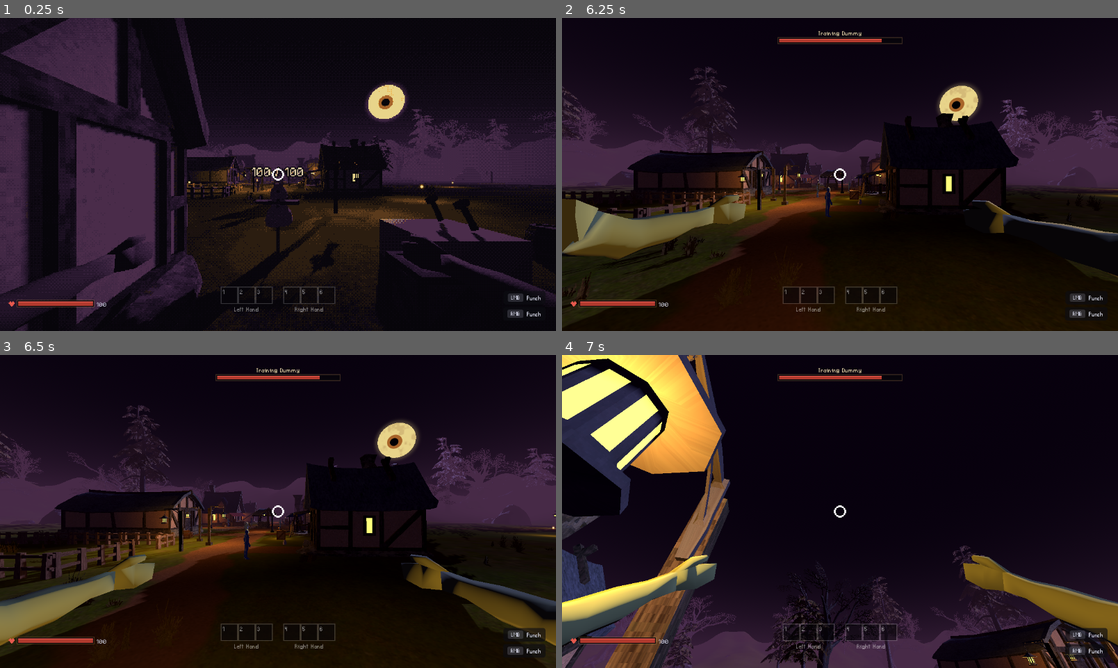
Above: before the commit, frames 1-4 (two rows, left to right).
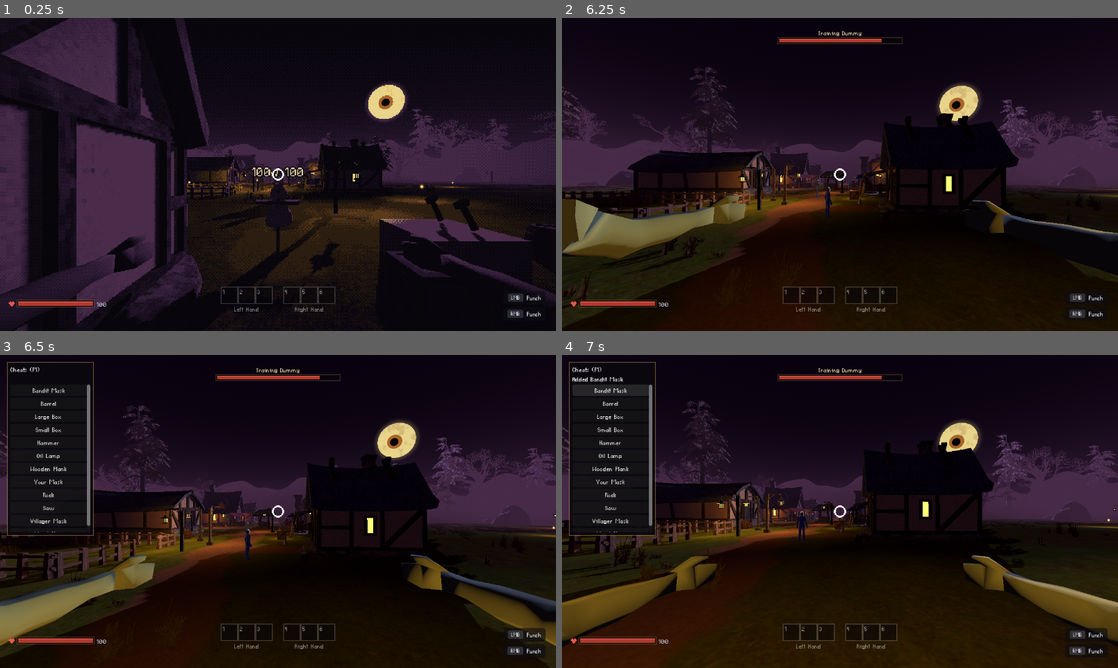
Above: after the commit, the same moments.

Repository: ollulf/CuttingBoard
Game: Godot game, scene res://scenes/levels/test_level.tscn
Two runs of this game, one before a commit and one after it. Both use one fixed random seed, a clock stepped at 60 frames per second and the inputs below. Sound files missing from this copy of the repository are replaced by a short silence.
Inputs (mouse positions are in pixels of both pictures, inside the frame that each line leads up to):
- Up to frame 1 (0.25 s): no input
- Up to frame 2 (6.25 s): tap Enter at 0.5 s; move the mouse to (867, 174) at 0.52 s; hold C (crouch) 0.53-1.28 s; hold W (move_forward) 0.53-4.25 s; click (867, 174) at 0.67 s; tap Space (jump) at 0.77, 1.07, 1.52, 1.82, 3.02, 3.32, 3.77, 4.07, 6.02 s; move the mouse to (812, 174) at 1.27 s; click (812, 174) at 1.35 s; move the mouse to (851, 168) at 2.02 s; hold Right mouse button (grab_right) 2.03-2.78 s; click (851, 168) at 2.17 s; move the mouse to (834, 180) at 2.77 s; tap 2 (hotbar_2) at 2.85 s; click (834, 180) at 2.92 s; move the mouse to (878, 177) at 3.52 s; hold E (interact) 3.53-4.25 s; click (878, 177) at 3.67 s; tap I (toggle_inventory) at 4.15 s; drag from (840, 174) to (756, 96) at 4.27 s; move the mouse to (867, 174) at 5.02 s; hold S (move_back) 5.03-5.78 s; hold F (stow_equipment) 5.03-5.78 s; click (867, 174) at 5.17 s; tap Escape (ui_cancel) at 5.65 s; move the mouse to (817, 168) at 5.77 s; hold D (move_right) from 5.78 s (still down); tap F8 (toggle_retro_screen) at 5.85 s; click (817, 168) at 5.92 s
- Up to frame 3 (6.5 s): keep holding D (move_right); tap Space (jump) at 6.32 s; tap F1 (toggle_cheats, bound only after the commit) at 6.4 s
- Up to frame 4 (7 s): release D (move_right) at 6.5 s; click (612, 389) at 6.5 s, where only the run after the commit has a clickable "Bandit Mask"

Frames 1-2 are identical in both runs. In frame 3, 4.5% of the frame differs, in the area x 0-100%, y 2-98%; in frame 4, 48%, in the area x 0-100%, y 0-100%.

Commit message:
Add F1 cheat menu that gives any item to the player
Lists every ItemData in res://resources/items at runtime as a plain button;
a click adds a fresh one to the player's inventory ("Inventory full" when
there is no room). Frees the mouse via MouseGrab while open. Headless check
in tests/cheat_menu_check.tscn.

Co-Authored-By: Claude Opus 5.5 <noreply@anthropic.com>

Diff:
--- a/cutting-board/project.godot
+++ b/cutting-board/project.godot
@@ -85,6 +85,11 @@
 , Object(InputEventKey,"resource_local_to_scene":false,"resource_name":"","device":-1,"window_id":0,"alt_pressed":false …(186 unchanged characters)…
 ]
 }
+toggle_cheats={
+"deadzone": 0.2,
+"events": [Object(InputEventKey,"resource_local_to_scene":false,"resource_name":"","device":-1,"window_id":0,"alt_pressed":false,"shift_pressed":false,"ctrl_pressed":false,"meta_pressed":false,"pressed":false,"keycode":0,"physical_keycode":4194332,"key_label":0,"unicode":0,"location":0,"echo":false,"script":null)
+]
+}
 stow_equipment={
 "deadzone": 0.2,
 "events": [Object(InputEventKey,"resource_local_to_scene":false,"resource_name":"","device":-1,"window_id":0,"alt_press …(190 unchanged characters)…
--- a/cutting-board/scenes/ui/HUD.tscn
+++ b/cutting-board/scenes/ui/HUD.tscn
@@ -10,6 +10,7 @@
 [ext_resource type="PackedScene" path="res://scenes/ui/target_bar.tscn" id="7_targetbar"]
 [ext_resource type="PackedScene" path="res://scenes/vfx/funhouse_mirror.tscn" id="8_mirror"]
 [ext_resource type="PackedScene" path="res://scenes/ui/mend_overlay.tscn" id="9_mend"]
+[ext_resource type="PackedScene" path="res://scenes/ui/cheat_menu.tscn" id="10_cheats"]
 
 [node name="HUD" type="CanvasLayer" unique_id=1616519425]
 script = ExtResource("1_6ll6g")
@@ -79,3 +80,5 @@
 [node name="InventoryPanel" parent="." instance=ExtResource("4_invpanel")]
 
 [node name="HotbarPanel" parent="." instance=ExtResource("5_hotbar")]
+
+[node name="CheatMenu" parent="." instance=ExtResource("10_cheats")]
--- /dev/null
+++ b/cutting-board/scenes/ui/cheat_menu.tscn
@@ -0,0 +1,54 @@
+[gd_scene load_steps=3 format=3]
+
+[ext_resource type="Script" path="res://scripts/ui/cheat_menu.gd" id="1_cheat"]
+
+[sub_resource type="StyleBoxFlat" id="StyleBoxFlat_frame"]
+bg_color = Color(0.039, 0.031, 0.055, 0.9)
+border_width_left = 2
+border_width_top = 2
+border_width_right = 2
+border_width_bottom = 2
+border_color = Color(0.859, 0.678, 0.361, 0.45)
+content_margin_left = 8.0
+content_margin_top = 8.0
+content_margin_right = 8.0
+content_margin_bottom = 8.0
+
+[node name="CheatMenu" type="Control"]
+layout_mode = 3
+anchors_preset = 15
+anchor_right = 1.0
+anchor_bottom = 1.0
+grow_horizontal = 2
+grow_vertical = 2
+mouse_filter = 2
+script = ExtResource("1_cheat")
+
+[node name="Frame" type="PanelContainer" parent="."]
+layout_mode = 0
+offset_left = 16.0
+offset_top = 16.0
+offset_right = 216.0
+offset_bottom = 416.0
+theme_override_styles/panel = SubResource("StyleBoxFlat_frame")
+
+[node name="Column" type="VBoxContainer" parent="Frame"]
+layout_mode = 2
+
+[node name="Title" type="Label" parent="Frame/Column"]
+layout_mode = 2
+text = "Cheats (F1)"
+
+[node name="Status" type="Label" parent="Frame/Column"]
+unique_name_in_owner = true
+layout_mode = 2
+
+[node name="Scroll" type="ScrollContainer" parent="Frame/Column"]
+layout_mode = 2
+size_flags_vertical = 3
+horizontal_scroll_mode = 0
+
+[node name="ItemList" type="VBoxContainer" parent="Frame/Column/Scroll"]
+unique_name_in_owner = true
+layout_mode = 2
+size_flags_horizontal = 3
--- /dev/null
+++ b/cutting-board/scripts/ui/cheat_menu.gd
@@ -0,0 +1,87 @@
+class_name CheatMenu
+extends Control
+
+## Debug cheat menu: F1 (`toggle_cheats`) lists every item resource as a plain button,
+## and a click puts a fresh one into the bound inventory. Items are found at runtime,
+## so a new .tres in the items folder shows up without code changes.
+
+const ITEMS_DIR := "res://resources/items/"
+
+@onready var _list: VBoxContainer = %ItemList
+@onready var _status: Label = %Status
+
+var _inventory: Inventory
+
+
+func _ready() -> void:
+	hide()
+	_build()
+
+
+func bind(inventory: Inventory) -> void:
+	_inventory = inventory
+
+
+## Every ItemData under the items folder, sorted by file name. Exported builds list
+## the files as "<name>.tres.remap", so the suffix is stripped before loading.
+static func find_items() -> Array[ItemData]:
+	var items: Array[ItemData] = []
+	var files := Array(DirAccess.get_files_at(ITEMS_DIR))
+	files.sort()
+	for file: String in files:
+		file = file.trim_suffix(".remap")
+		if not file.ends_with(".tres"):
+			continue
+		var data := ResourceLoader.load(ITEMS_DIR + file) as ItemData
+		if data:
+			items.append(data)
+	return items
+
+
+func _build() -> void:
+	for data in find_items():
+		var button := Button.new()
+		button.text = data.display_name if data.display_name != "" else data.resource_path.get_file()
+		button.focus_mode = Control.FOCUS_NONE
+		button.pressed.connect(give.bind(data))
+		_list.add_child(button)
+
+
+## Puts a fresh copy (default durability) of the item into the inventory.
+func give(data: ItemData) -> bool:
+	if _inventory == null:
+		return false
+	var added := _inventory.add(data)
+	_status.text = ("Added %s" % data.display_name) if added else "Inventory full"
+	return added
+
+
+## Handles its own key, like the inventory panel, so it still toggles while the mouse
+## is free and the player controller ignores input.
+func _unhandled_key_input(event: InputEvent) -> void:
+	if event.is_action_pressed("toggle_cheats"):
+		toggle()
+		get_viewport().set_input_as_handled()
+	elif visible and event.is_action_pressed("ui_cancel"):
+		close()
+		get_viewport().set_input_as_handled()
+
+
+func toggle() -> void:
+	if visible:
+		close()
+	else:
+		open()
+
+
+func open() -> void:
+	_status.text = ""
+	show()
+	MouseGrab.release()
+
+
+func close() -> void:
+	if not visible:
+		return
+	hide()
+	MouseGrab.capture()
--- a/cutting-board/scripts/ui/interaction_prompts.gd
+++ b/cutting-board/scripts/ui/interaction_prompts.gd
@@ -18,6 +18,7 @@
 @onready var _hurt_overlay: HurtOverlay = $HurtOverlay
 @onready var _mend_overlay: MendOverlay = $MendOverlay
 @onready var _funhouse_mirror: FunhouseMirror = $FunhouseMirror
+@onready var _cheat_menu: CheatMenu = $CheatMenu
 
 @onready var _interactor: Interactor = %Interactor
 @onready var _hand_left: HandSlot = %HandSlotLeft
@@ -30,6 +31,7 @@
 
 func _ready() -> void:
 	_inventory_panel.bind(_inventory)
+	_cheat_menu.bind(_inventory)
 	_inventory_panel.drop_requested.connect(_on_drop_requested)
 	var hands: Array[HandSlot] = [_hand_left, _hand_right]
 	_inventory_panel.bind_equipment(hands, _interactor)
--- /dev/null
+++ b/cutting-board/tests/cheat_menu_check.gd
@@ -0,0 +1,66 @@
+extends Node3D
+
+## Headless checks for the F1 cheat menu: it opens, lists every item resource as a
+## button, and a button press puts that item into the player's inventory.
+## Prints PASS/FAIL per check and quits with the number of failures as the exit code.
+##
+##   godot --headless --fixed-fps 60 --path cutting-board res://tests/cheat_menu_check.tscn
+
+const PLAYER := preload("res://scenes/characters/player.tscn")
+
+var _failures := 0
+
+
+func _ready() -> void:
+	_run.call_deferred()
+
+
+func _run() -> void:
+	var player = PLAYER.instantiate()
+	add_child(player)
+	await get_tree().process_frame
+	var menu: CheatMenu = player.find_child("CheatMenu", true, false)
+	_check("cheat menu is in the HUD", menu != null)
+	if menu == null:
+		_finish()
+		return
+	_check("cheat menu starts closed", not menu.visible)
+	var press := InputEventAction.new()
+	press.action = &"toggle_cheats"
+	press.pressed = true
+	menu._unhandled_key_input(press)
+	_check("toggle_cheats opens the menu", menu.visible)
+
+	var items := CheatMenu.find_items()
+	var files := Array(DirAccess.get_files_at(CheatMenu.ITEMS_DIR)).filter(
+		func(f: String) -> bool: return f.trim_suffix(".remap").ends_with(".tres"))
+	_check("every item resource is found (%d)" % files.size(), items.size() == files.size() and items.size() > 0)
+	var buttons := menu.find_child("ItemList", true, false).get_children()
+	_check("one button per item", buttons.size() == items.size())
+
+	var inventory: Inventory = player.find_child("Inventory", true, false)
+	var target: ItemData = items[0]
+	for i in items.size():
+		if buttons[i].text == target.display_name:
+			buttons[i].pressed.emit()
+			break
+	var found := false
+	for entry in inventory.get_entries():
+		if entry.data == target:
+			found = true
+	_check("pressing a button adds %s" % target.display_name, found)
+
+	menu.toggle()
+	_check("toggle closes the menu", not menu.visible)
+	_finish()
+
+
+func _finish() -> void:
+	print("%d failure(s)" % _failures)
+	get_tree().quit(_failures)
+
+
+func _check(label: String, ok: bool) -> void:
+	print(("PASS  " if ok else "FAIL  ") + label)
+	if not ok:
+		_failures += 1
--- /dev/null
+++ b/cutting-board/tests/cheat_menu_check.tscn
@@ -0,0 +1,6 @@
+[gd_scene load_steps=2 format=3]
+
+[ext_resource type="Script" path="res://tests/cheat_menu_check.gd" id="1_check"]
+
+[node name="CheatMenuCheck" type="Node3D"]
+script = ExtResource("1_check")
Not shown, added: cutting-board/scripts/ui/cheat_menu.gd.uid
Not shown, added: cutting-board/tests/cheat_menu_check.gd.uid
